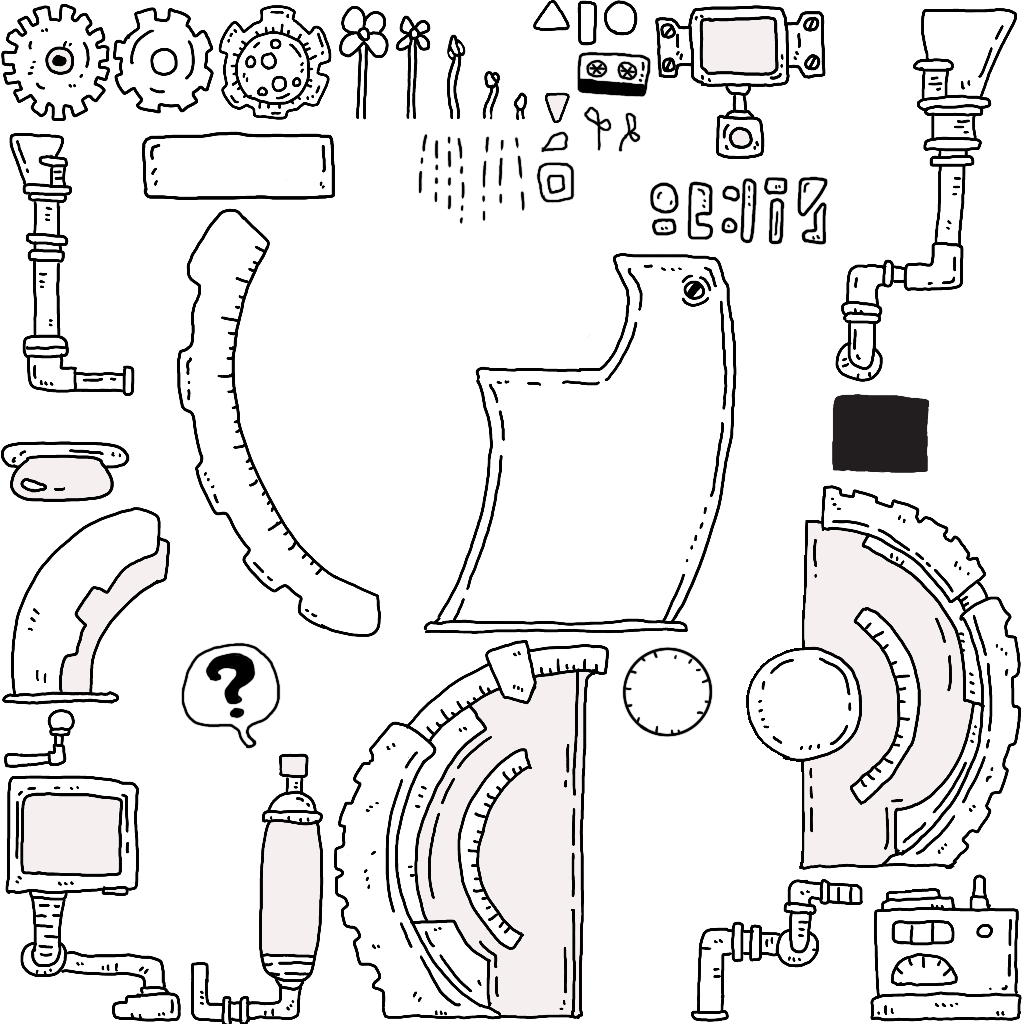
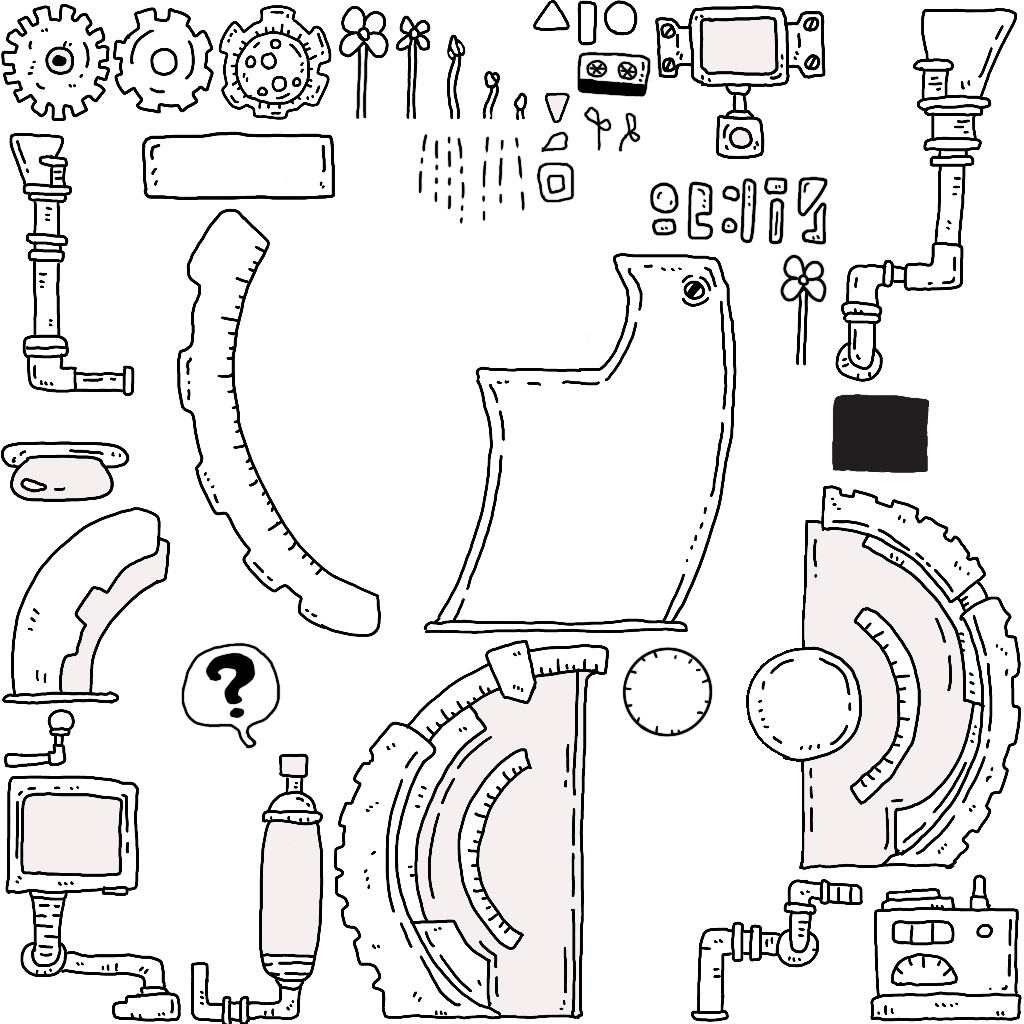
Layers edited between the first and the second w=1024, h=1024 image:
hid "レイヤー 34" over [left=355, top=46, right=369, bottom=120]
added layer "Hana2" in group "時の扉" over [left=779, top=254, right=828, bottom=366]
added layer "Hang" in group "時の扉" over [left=355, top=46, right=369, bottom=119]
